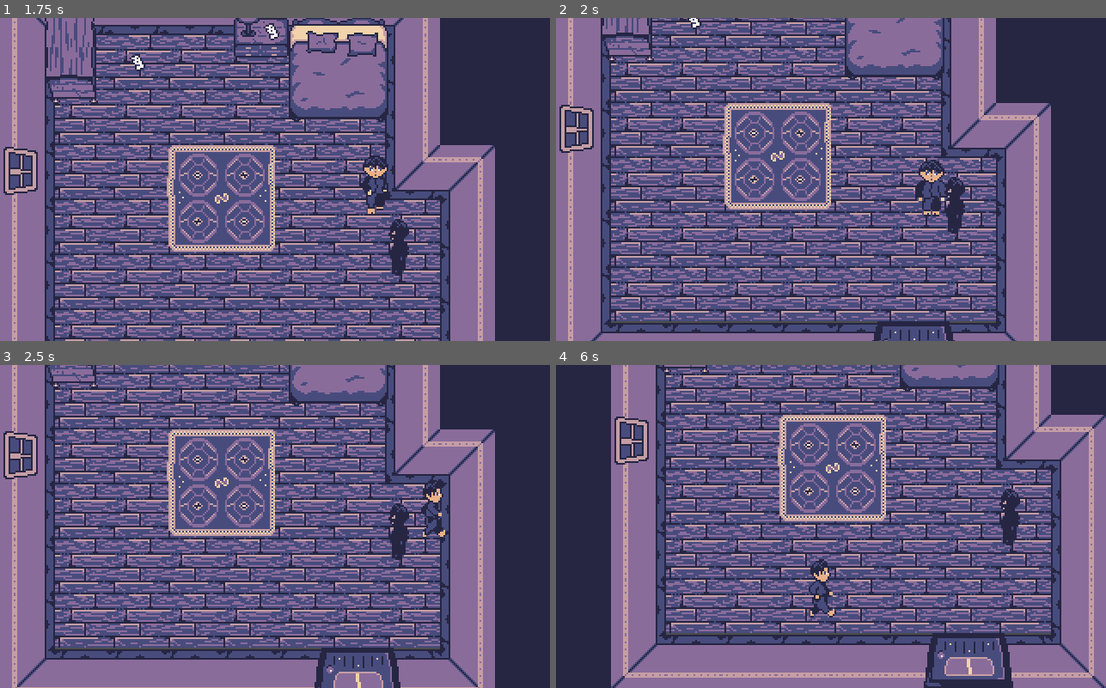
Above: before the commit, frames 1-4 (two rows, left to right).
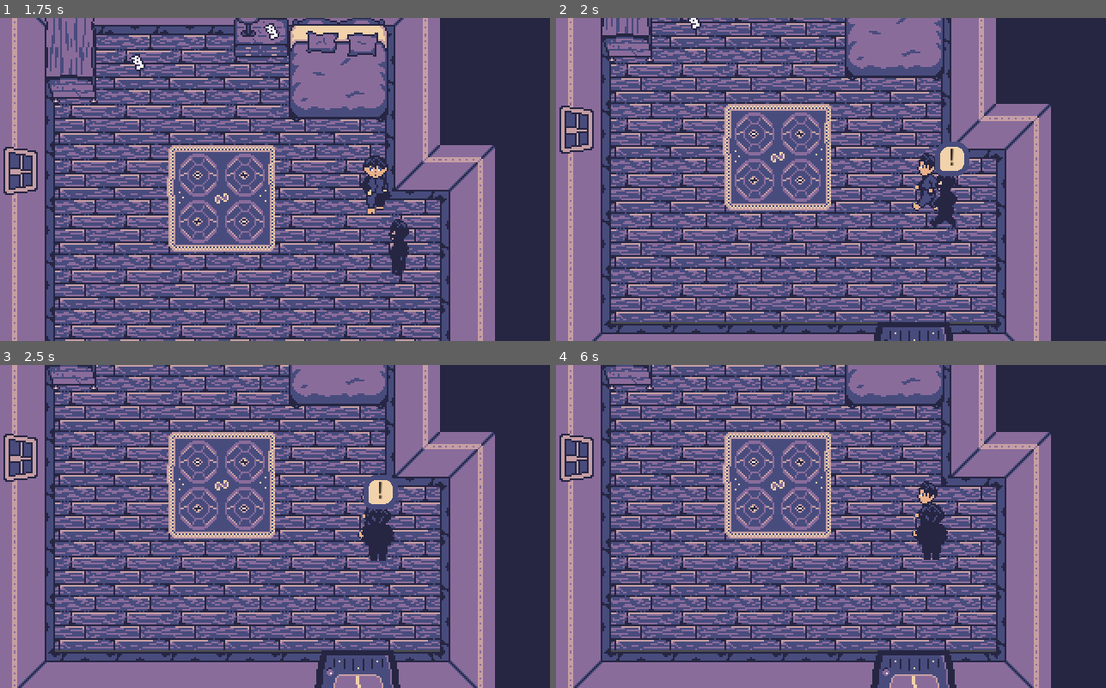
Above: after the commit, the same moments.

Repository: chickendude/dark-pages
Game: Godot game, scene res://Maps/WillsRoom.tscn
Two runs of this game, one before a commit and one after it. Both use one fixed random seed, a clock stepped at 60 frames per second and the inputs below.
Inputs:
- Up to frame 1 (1.75 s): tap Enter (ui_accept) at 0.5, 0.77, 1.52 s; hold Right (ui_right) 0.53-1.28 s; hold Down (ui_down) from 1.28 s (still down)
- Up to frame 2 (2 s): keep holding Down (ui_down)
- Up to frame 3 (2.5 s): release Down (ui_down) at 2.03 s; hold Right (ui_right) from 2.03 s (still down)
- Up to frame 4 (6 s): release Right (ui_right) at 2.78 s; hold Up (ui_up) 2.78-3.53 s; tap Enter (ui_accept) at 3.02, 3.77, 4.52 s; hold Left (ui_left) 3.53-5.03 s; hold Down (ui_down) 5.03-5.78 s; hold Right (ui_right) from 5.78 s (still down)

Frame 1 is identical in both runs. In frame 2, 22% of the frame differs, in the area x 0-90%, y 0-100%; in frame 3, 41%; in frame 4, 71%, in the area x 0-100%, y 0-100%.

Commit message:
Stepdad shows "!" and chases player when in sight. Beginning of Game Over.

Diff:
--- a/Characters/StepdadMonster.gd
+++ b/Characters/StepdadMonster.gd
@@ -6,6 +6,8 @@
 onready var animation_state = animation_tree["parameters/playback"]
 onready var sight_range = $SightRangeArea
 onready var raycast = $RayCast2D
+
+const DialogBubble = preload("res://UI/ThoughtBubble.tscn")
 
 var direction := Vector2.ZERO
 var paused := false
@@ -30,7 +32,7 @@
             _check_in_sight()
 
         if destination:
-            direction = position.direction_to(destination)
+            direction = global_position.direction_to(destination)
             if position.distance_to(destination) < 1:
                 direction = Vector2.ZERO
                 emit_signal("destination_reached")
@@ -68,7 +70,7 @@
     sight_range.rotation = _direction.angle() + PI
 
 func _check_in_sight():
-    if will:
+    if will and not Event.game_over:
         # raycast cast_to coordinates are local to the raycast, so need to account for that
         raycast.cast_to = will.global_position - global_position - raycast.position - Vector2(0, 10)
         raycast.force_raycast_update()
@@ -78,6 +80,11 @@
             print('')
 
 func _found_will() -> void:
+    Event.game_over = true
+    var bubble = DialogBubble.instance()
+    bubble.text = "!"
+    add_child(bubble)
+    move_to(will.global_position)
     print('Gotcha!')
 
 
--- a/Characters/StepdadMonster.tscn
+++ b/Characters/StepdadMonster.tscn
@@ -444,7 +444,7 @@
 polygon = PoolVector2Array( 0, -9, -200, -100, -200, 100, 0, 7 )
 
 [node name="RayCast2D" type="RayCast2D" parent="."]
-position = Vector2( 0, -26 )
+position = Vector2( 0, -6 )
 enabled = true
 cast_to = Vector2( 0, 0 )
 collision_mask = 3
--- a/Characters/Will.gd
+++ b/Characters/Will.gd
@@ -12,6 +12,7 @@
 export var SPEED = 100
 
 func _ready() -> void:
+    Event.connect("game_over", self, "_game_over")
     if Event.game_started:
         position = Event.player_position
         _set_animation_direction(Event.player_direction)
@@ -41,3 +42,7 @@
 func _push_player_back(_position) -> void:
     self.position -= _position
     direction = Vector2.ZERO
+
+func _game_over() -> void:
+    paused = true
+    _set_animation_direction(Vector2.ZERO)
--- a/Paths/NPCPath.gd
+++ b/Paths/NPCPath.gd
@@ -7,9 +7,11 @@
 
 var walker
 var paused = false
+var stopped = false
 
 
-func _ready():
+func _ready() -> void:
+    Event.connect("game_over", self, "_stop")
     walker = path_follow.get_children().front()
     walker.remote_controlled = true
     for action in actions.get_children():
@@ -18,19 +20,24 @@
             action.connect("resume", self, "_resume")
 
 
-func _process(_delta):
-    if not paused:
-        var cur_pos := path_follow.global_position
-        path_follow.offset += 1
-        var new_pos := path_follow.global_position
-        walker.direction = cur_pos.direction_to(new_pos)
-    else:
-        walker.direction = Vector2.ZERO
+func _process(_delta) -> void:
+    if not stopped:
+        if not paused:
+            var cur_pos := path_follow.global_position
+            path_follow.offset += 1
+            var new_pos := path_follow.global_position
+            walker.direction = cur_pos.direction_to(new_pos)
+        else:
+            walker.direction = Vector2.ZERO
 
 
-func _pause():
+func _stop() -> void:
+    walker.remote_controlled = false
+    stopped = true
+
+func _pause() -> void:
     paused = true
 
 
-func _resume():
+func _resume() -> void:
     paused = false
--- a/Singletons/Event.gd
+++ b/Singletons/Event.gd
@@ -16,11 +16,13 @@
 
 var events : Array
 var game_started = false
+var game_over = false setget game_over
 var player_position = Vector2.ZERO
 var player_direction = Vector2.ZERO
 
 signal display_text(text)
 signal push_player_back(position)
+signal game_over()
 
 func _ready():
     for _i in range(10):
@@ -53,3 +55,9 @@
 # have StaticBody2D
 func push_player_back(position):
     emit_signal("push_player_back", position)
+
+
+func game_over(value) -> void:
+    game_over = value
+    if game_over:
+        emit_signal("game_over")
